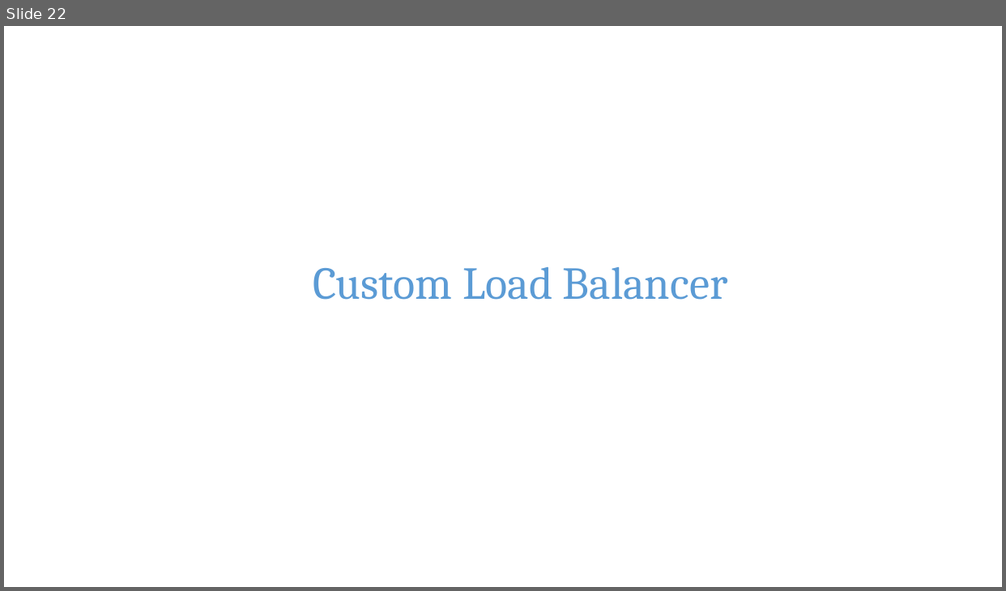
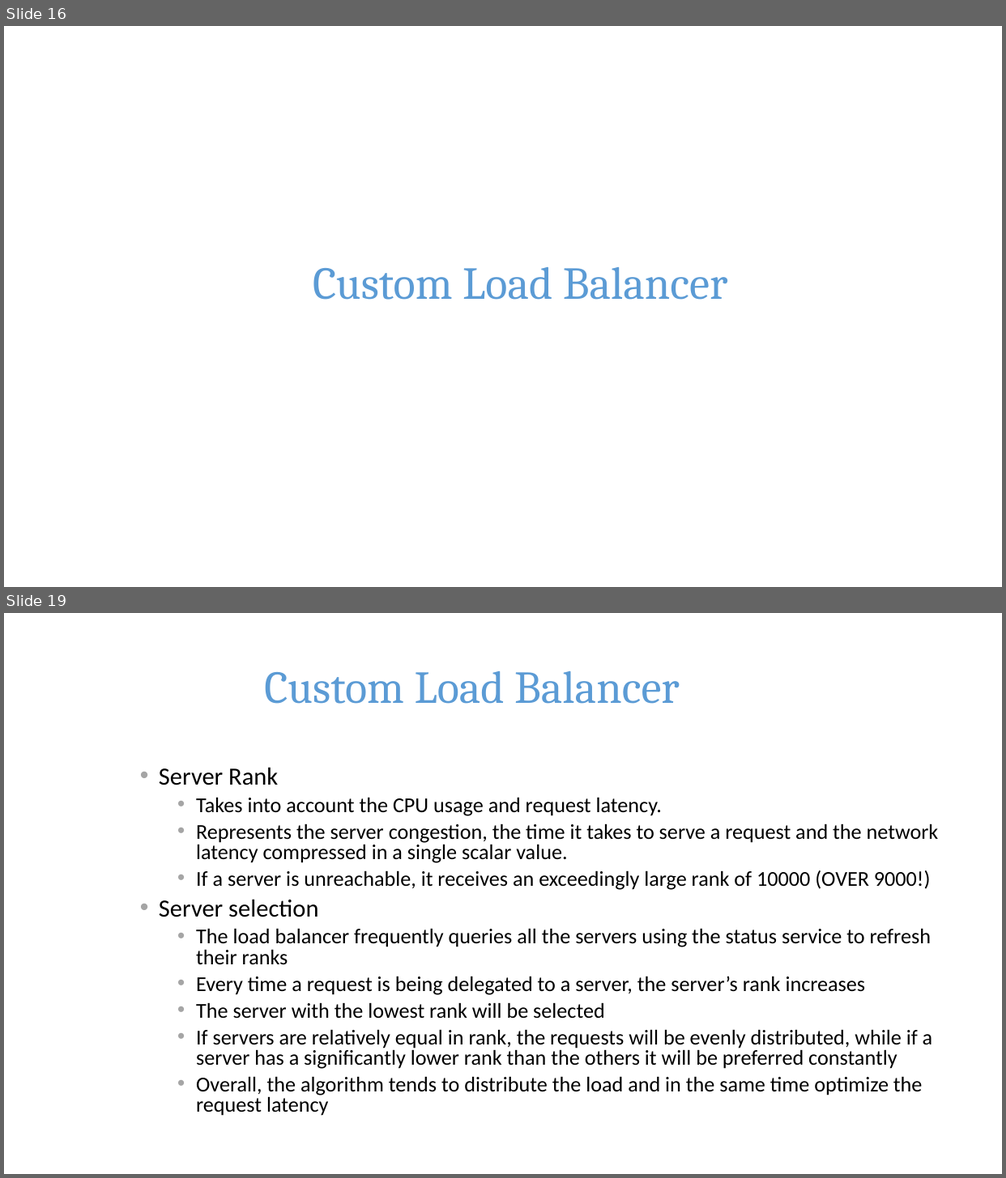
Before and after one commit to std08010/ds2015, a slide deck: Presentation.pptx. Shown one above the other, each under a label of ours: slide 22 before the commit, slides 16 and 19 after it; the slides between them are not shown. The pictures are 1006x591 and 1006x1178 pixels, drawn with LibreOffice and Linux fonts; fonts in the diff are those of the drawing; background and template pictures are left out. Boxes give left, top, right and bottom in pixels: in the first picture for what was removed or moved away, otherwise in the second. Text is boxed around its words. In the diff, an @@ line names an element or a change of style, - is before the commit and + after.

```diff
--- a/Presentation.pptx
+++ b/Presentation.pptx
@@ slide 19 added at [4,613,1002,1174], background picture (left out) @@
@@ title added at [264,671,680,704], 44 pt, text #5B9BD5 @@
+Custom Load Balancer
@@ text added at [159,767,939,1116], 20.4 pt, text #000000 @@
+• Server Rank
+  • Takes into account the CPU usage and request latency.
+  • Represents the server congestion, the time it takes to serve a request and the network latency compressed in a single scalar value.
+  • If a server is unreachable, it receives an exceedingly large rank of 10000 (OVER 9000!)
+• Server selection
+  • The load balancer frequently queries all the servers using the status service to refresh their ranks
+  • Every time a request is being delegated to a server, the server’s rank increases
+  • The server with the lowest rank will be selected
+  • If servers are relatively equal in rank, the requests will be evenly distributed, while if a server has a significantly lower rank than the others it will be preferred constantly
+  • Overall, the algorithm tends to distribute the load and in the same time optimize the request latency
@@ what was slide 22 is now slide 16 @@
```
Also in this commit, not shown: 9 other slides added, 1 slide removed, 1 other file.
